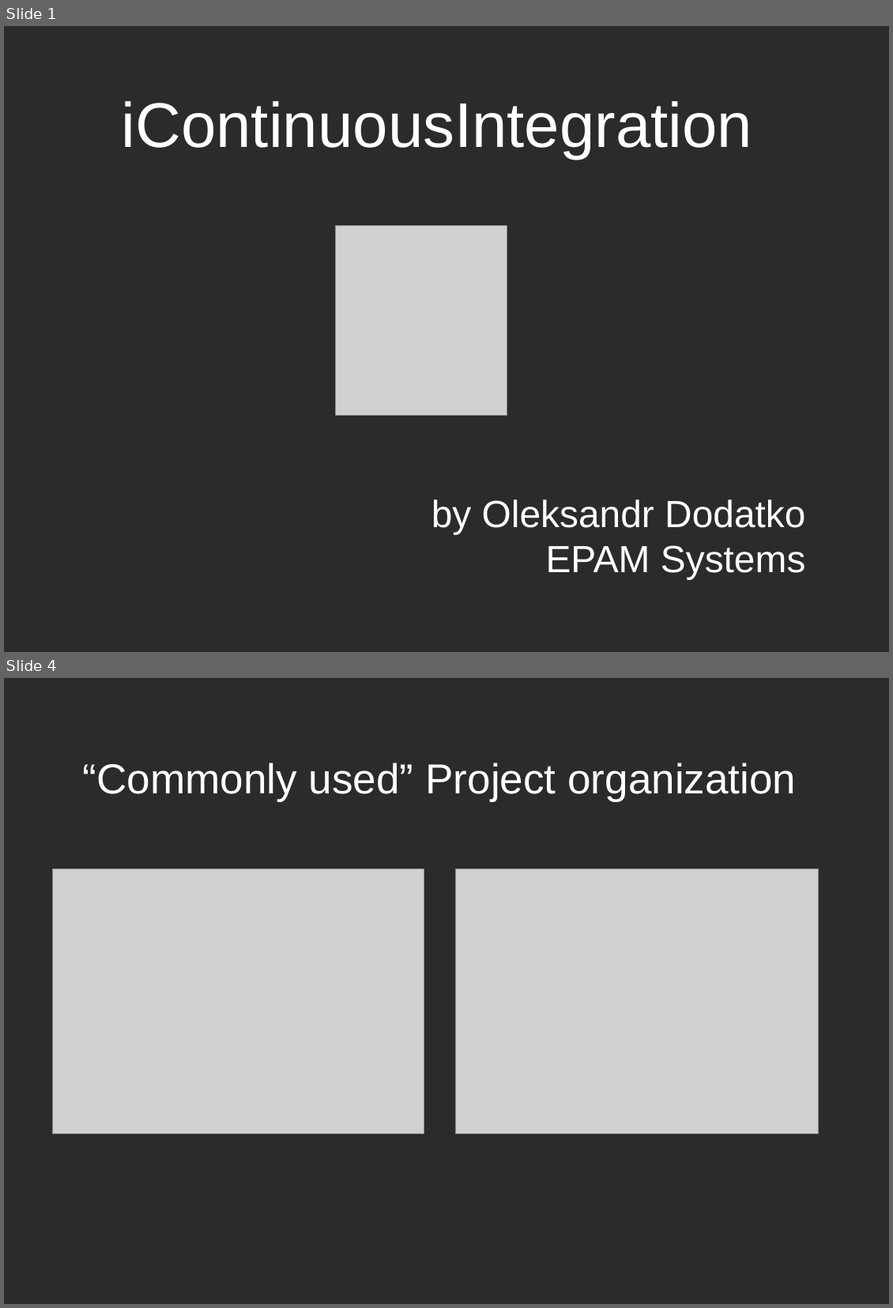
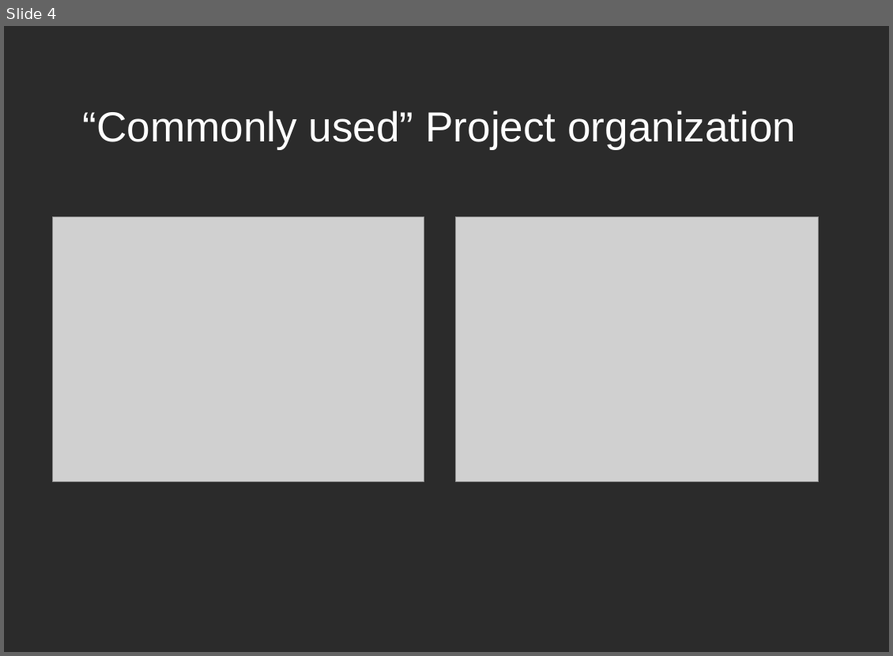
Before and after one commit to dodikk/iOS-articles, a slide deck: 3-iContiniousIntegration/ciPresentation.odp. Shown one above the other, each under a label of ours: slides 1 and 4 before the commit, slide 4 after it; the slides between them are not shown. The pictures are 893x1308 and 893x656 pixels, drawn with LibreOffice and Linux fonts; fonts in the diff are those of the drawing; grey boxes stand for pictures; background and template pictures are left out; a plain dark background stands for a picture behind light text. Boxes give left, top, right and bottom in pixels: in the first picture for what was removed or moved away, otherwise in the second. Text is boxed around its words. In the diff, an @@ line names an element or a change of style, - is before the commit and + after.

```diff
--- a/3-iContiniousIntegration/ciPresentation.odp
+++ b/3-iContiniousIntegration/ciPresentation.odp
@@ slide 1 removed at (4, 26, 889, 652), background picture (left out) @@
@@ title removed at (122, 101, 753, 159) @@
-iContinuousIntegration
@@ picture removed at (336, 226, 506, 415) @@
@@ subtitle removed at (431, 499, 806, 579) @@
-by Oleksandr Dodatko
-EPAM Systems
```
Also in this commit, not shown: 13 slides changed, 1 slide added, 3 other files.
